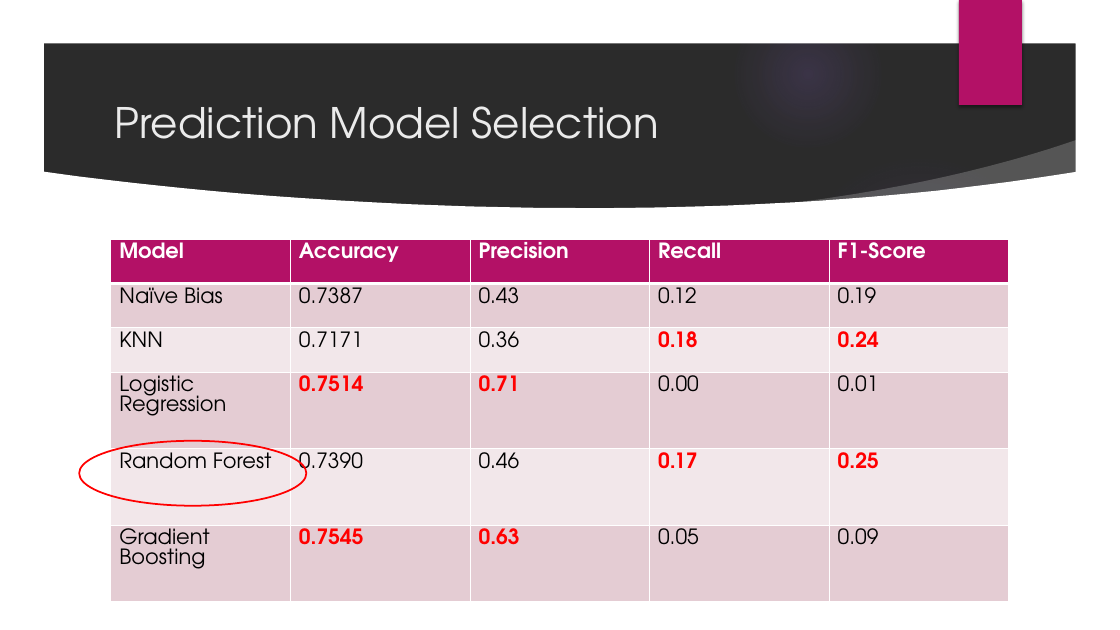
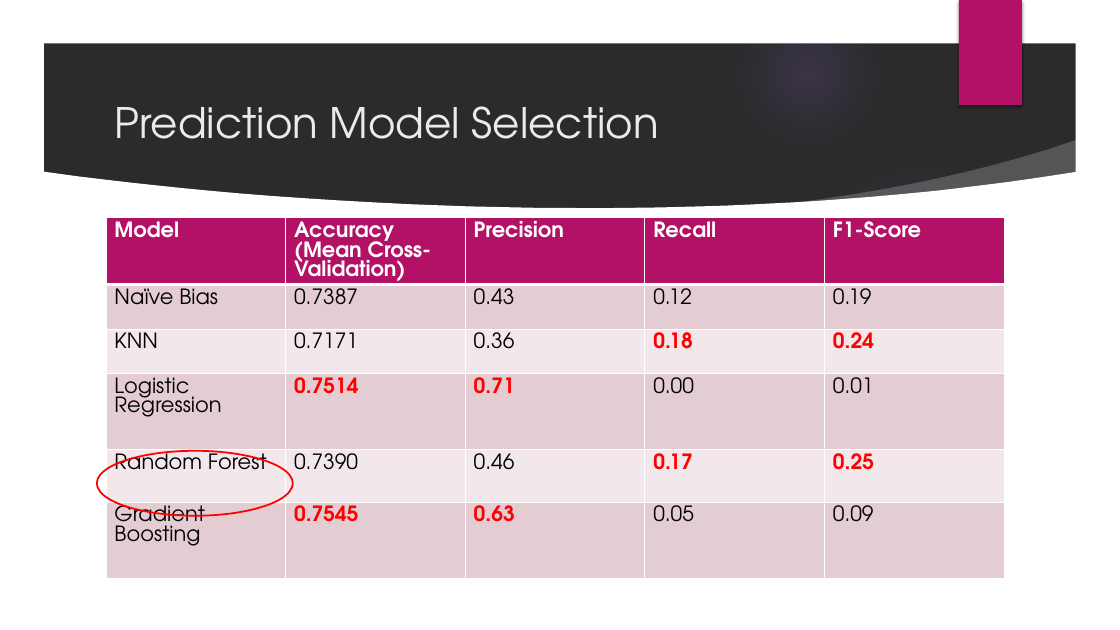
Before and after one commit to romer1979/Fatal-Accidents-in-UK-, a slide deck: slide 25 of Fatal Accidents in UK.pptx (slide 22 before the commit). Drawn at 1120x630 pixels with LibreOffice and Linux fonts; fonts in the diff are those of the drawing; background and template pictures are left out; a plain dark background stands for a picture behind light text. Boxes give left, top, right and bottom in pixels: in the first picture for what was removed or moved away, otherwise in the second. Text is boxed around its words. In the diff, an @@ line names an element or a change of style, - is before the commit and + after.

```diff
--- a/Fatal Accidents in UK.pptx
+++ b/Fatal Accidents in UK.pptx
@@ table at bbox=[106, 218, 1005, 596] @@
-row 1, column 2: Accuracy
+row 1, column 2: Accuracy / (Mean Cross-Validation)
@@ table: place and size @@
-table at bbox=[111, 239, 1010, 602]
+table at bbox=[106, 218, 1005, 596]
@@ ellipse: place and size @@
-ellipse at bbox=[79, 441, 306, 506]
+ellipse at bbox=[97, 451, 292, 516]
```
Also in this commit, not shown: 18 other slides changed, 6 slides added.
